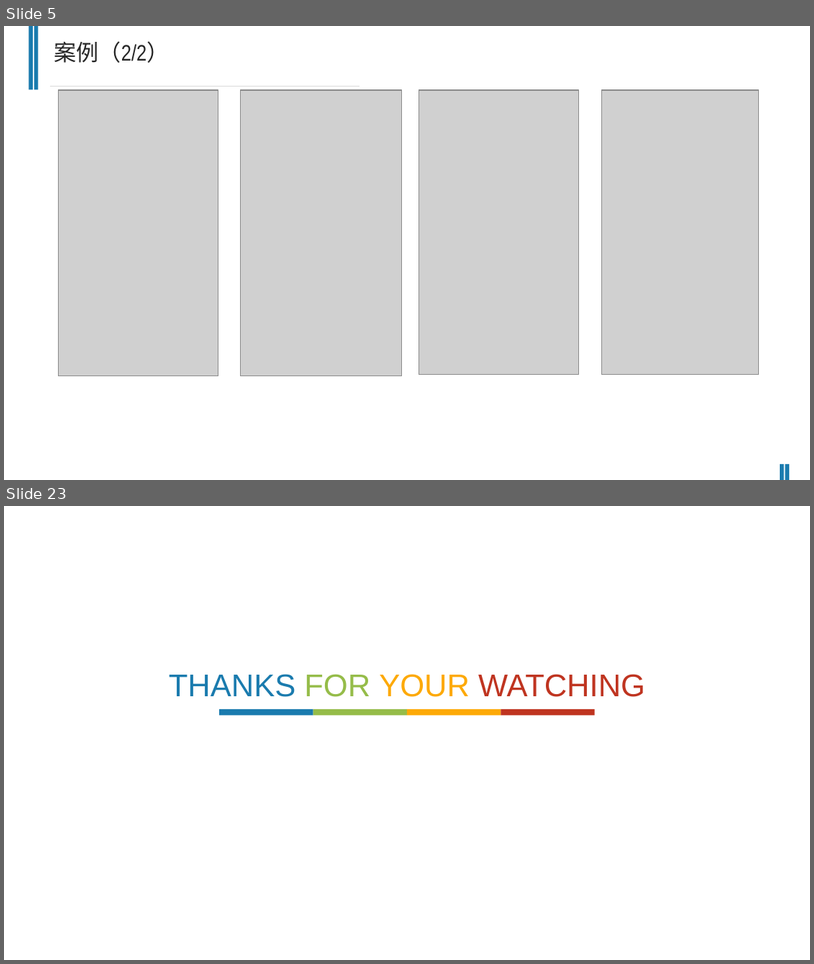
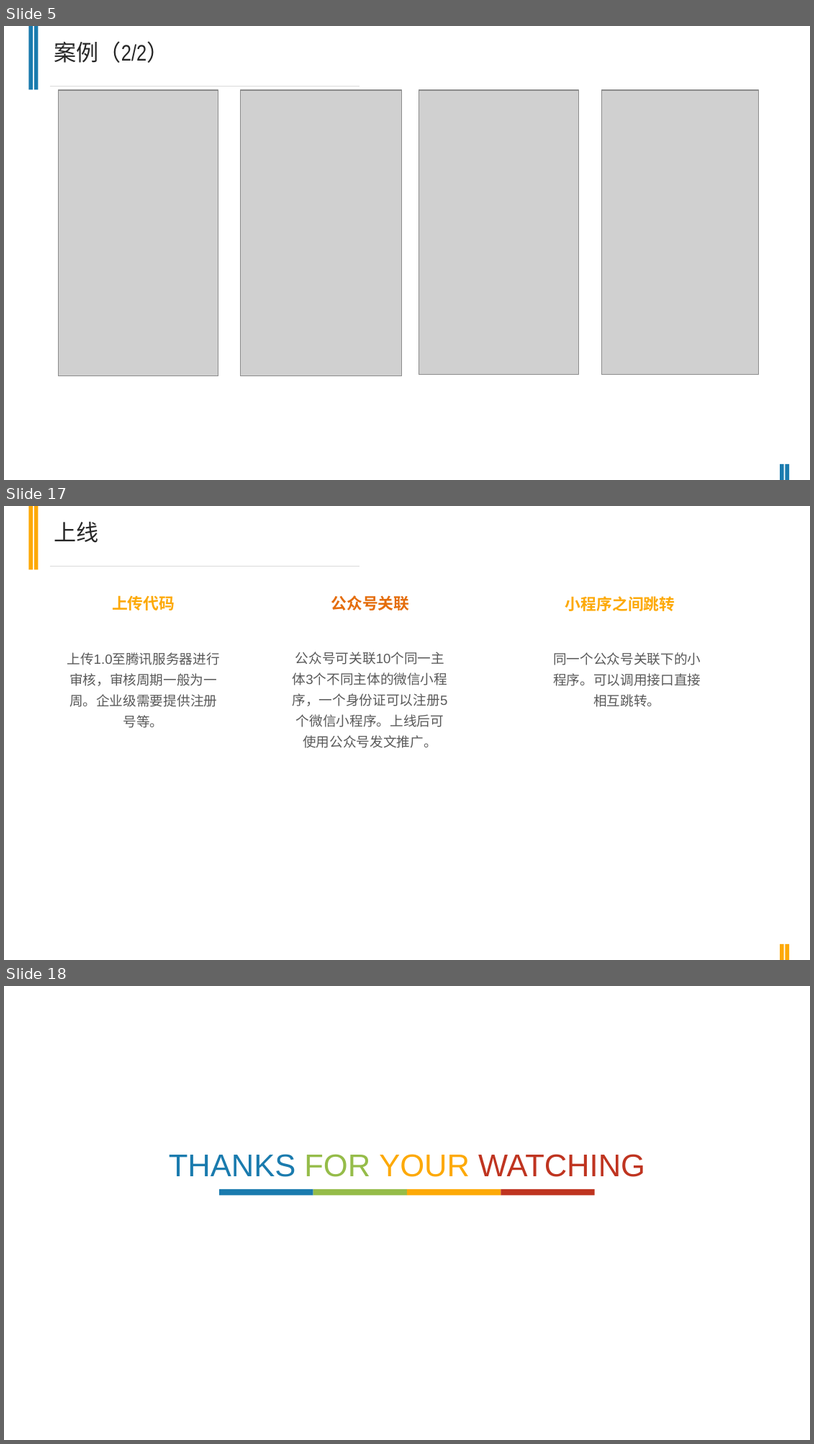
Before and after one commit to chanchunlei/weChat, a slide deck: ccl.pptx. Shown one above the other, each under a label of ours: slides 5 and 23 before the commit, slides 5, 17 and 18 after it; the slides between them are not shown. The pictures are 814x964 and 814x1444 pixels, drawn with LibreOffice and Linux fonts; fonts in the diff are those of the drawing; grey boxes stand for pictures. Boxes give left, top, right and bottom in pixels: in the first picture for what was removed or moved away, otherwise in the second. Text is boxed around its words. In the diff, an @@ line names an element or a change of style, - is before the commit and + after.

```diff
--- a/ccl.pptx
+++ b/ccl.pptx
@@ slide 17 added at bbox=[4, 506, 810, 960], background #FFFFFF; not listed: 1 template element that a slide beside it also shows @@
@@ rectangle added at bbox=[29, 506, 33, 569], fill #FDA907 @@
@@ rectangle added at bbox=[34, 506, 38, 569], fill #FDA907 @@
@@ text added at bbox=[54, 521, 98, 543], 20 pt, text #262626 @@
+上线
@@ text added at bbox=[112, 595, 175, 610], 14 pt, text #FDA907, bold @@
+上传代码
@@ text added at bbox=[331, 595, 409, 610], 14 pt, text #E46C0A, bold @@
+公众号关联
@@ text added at bbox=[566, 596, 676, 611], 14 pt, text #FDA907, bold @@
+小程序之间跳转
@@ text added at bbox=[67, 652, 220, 728], 12 pt, text #595959 @@
+上传1.0至腾讯服务器进行审核，审核周期一般为一周。企业级需要提供注册号等。
@@ text added at bbox=[293, 651, 448, 748], 12 pt, text #595959 @@
+公众号可关联10个同一主体3个不同主体的微信小程序，一个身份证可以注册5个微信小程序。上线后可使用公众号发文推广。
@@ text added at bbox=[553, 652, 701, 707], 12 pt, text #595959 @@
+同一个公众号关联下的小程序。可以调用接口直接相互跳转。
@@ rectangle added at bbox=[781, 944, 784, 960], fill #FDA907 @@
@@ rectangle added at bbox=[785, 944, 790, 960], fill #FDA907 @@
@@ what was slide 23 is now slide 18 @@
```
Also in this commit, not shown: 3 slides changed, 9 other slides added, 16 slides removed.
